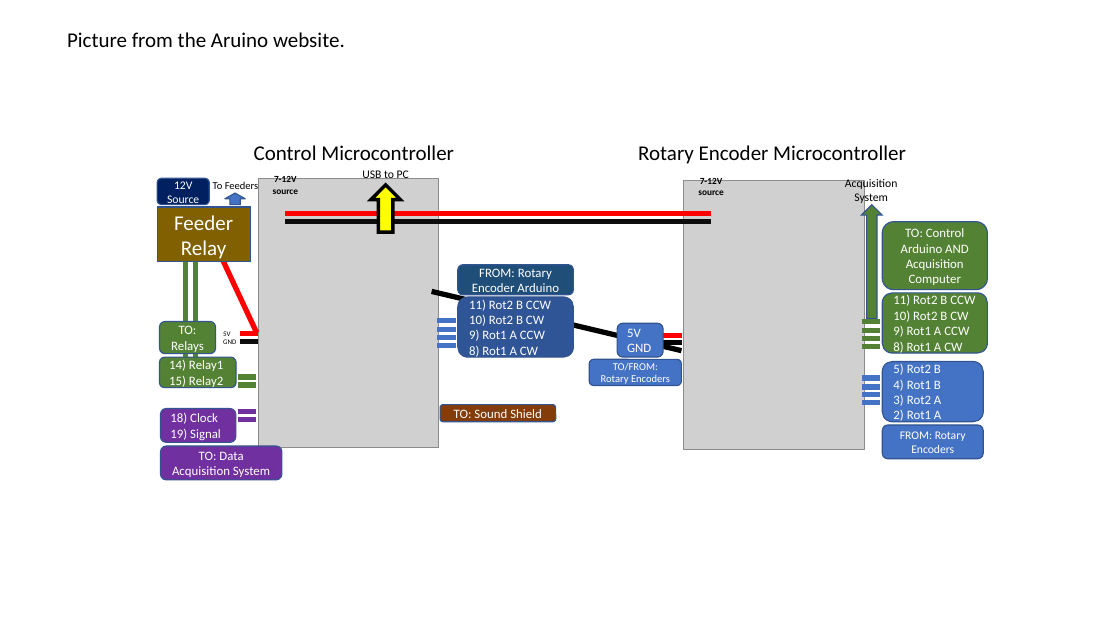
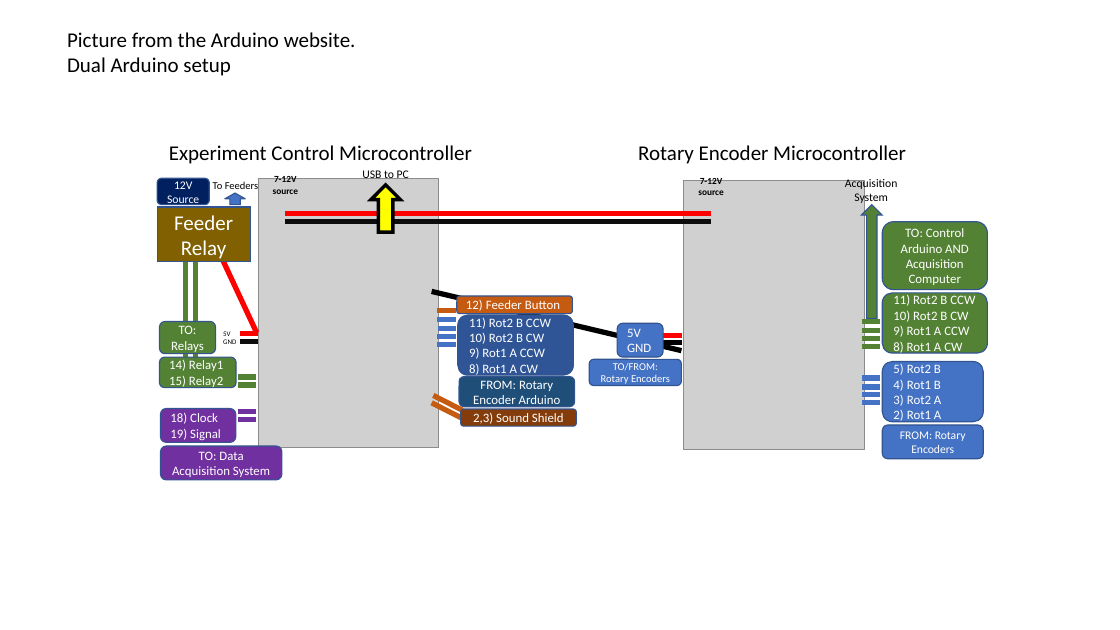
Before and after one commit to CowenLab/String_Pulling_System, a slide deck: slide 1 of Instructions/Design.pptx. Drawn at 1120x630 pixels with LibreOffice and Linux fonts; fonts in the diff are those of the drawing; grey boxes stand for pictures; background and template pictures are left out. Boxes give left, top, right and bottom in pixels: in the first picture for what was removed or moved away, otherwise in the second. Text is boxed around its words. In the diff, an @@ line names an element or a change of style, - is before the commit and + after.

```diff
--- a/Instructions/Design.pptx
+++ b/Instructions/Design.pptx
@@ text at (67,32,356,76): text changed @@
-Picture from the Aruino website.
+Picture from the Arduino website.
+Dual Arduino setup
@@ text at (169,145,472,164): text changed @@
-Control Microcontroller
+Experiment Control Microcontroller
@@ rounded rectangle added at (457,296,573,313), fill #C55A11, outline #325491 1 pt, 11 pt, text #FFFFFF @@
+12) Feeder Button
@@ line added from (438, 310) to (456, 310), #C55A11 4.5 pt @@
@@ rounded rectangle "11) Rot2 B CCW": place and size @@
-rounded rectangle "11) Rot2 B CCW" at (458,297,574,358)
+rounded rectangle "11) Rot2 B CCW" at (458,315,574,376)
@@ rounded rectangle "FROM: Rotary Encoder Arduino": place and size @@
-rounded rectangle "FROM: Rotary Encoder Arduino" at (458,265,574,295)
+rounded rectangle "FROM: Rotary Encoder Arduino" at (460,376,576,407)
@@ line added from (432, 403) to (461, 418), #C55A11 4.5 pt @@
@@ line added from (434, 396) to (463, 410), #C55A11 4.5 pt @@
@@ rounded rectangle "2,3) Sound Shield": place and size @@
-rounded rectangle "2,3) Sound Shield" at (440,405,556,422)
+rounded rectangle "2,3) Sound Shield" at (461,409,577,426)
@@ text in rounded rectangle at (473,413,564,426): text changed @@
-TO: Sound Shield
+2,3) Sound Shield
```
Also in this commit, not shown: 1 slide added.
